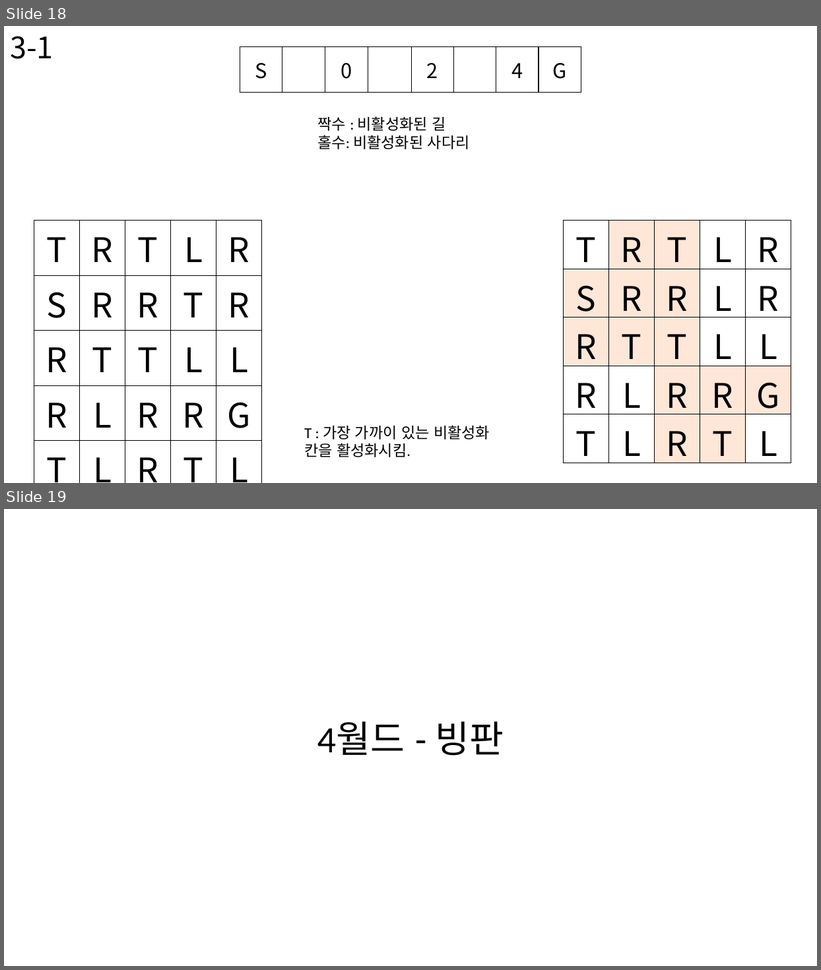
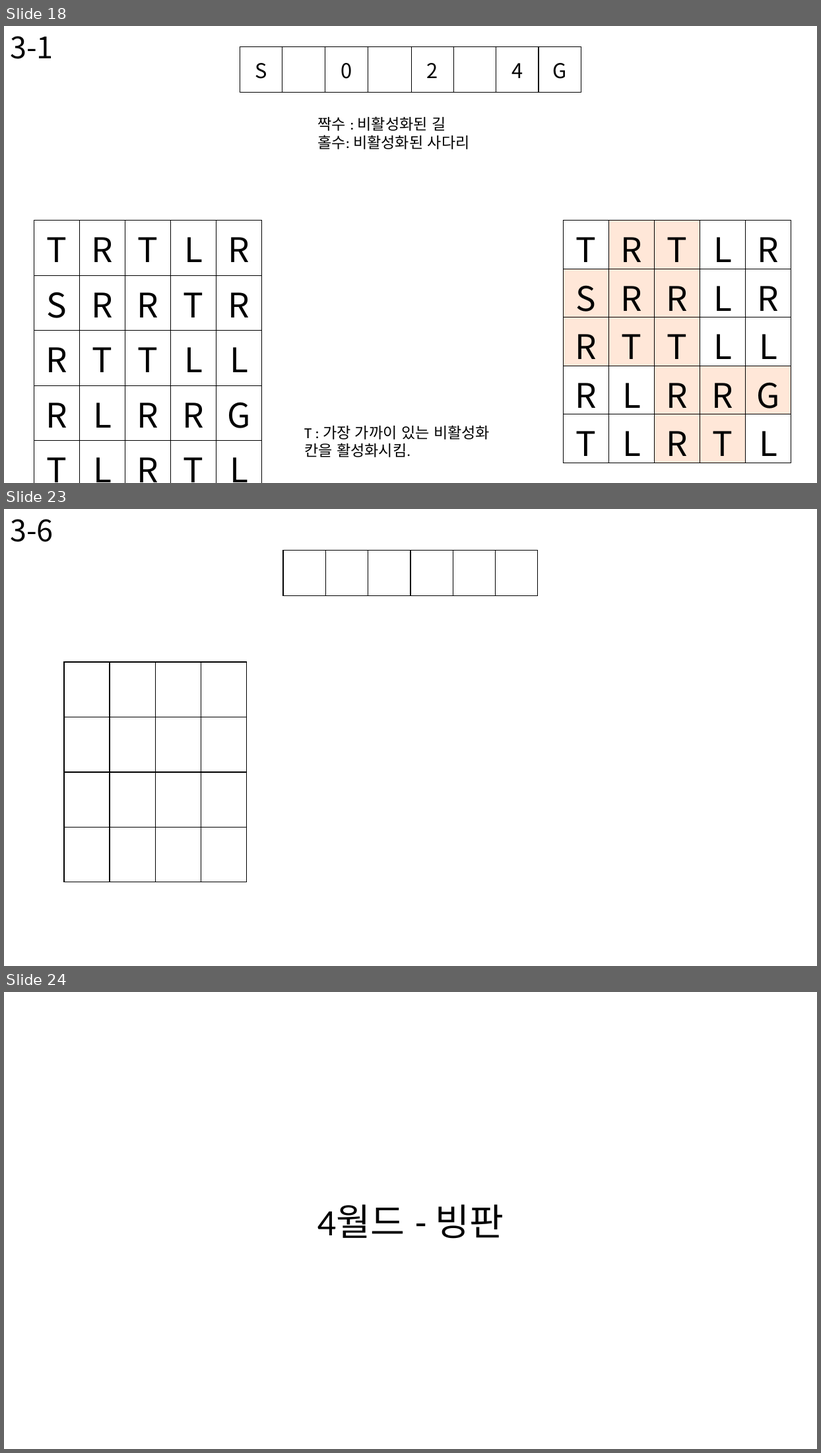
Before and after one commit to BSF0124/Brain-Control, a slide deck: etc/레벨디자인.pptx. Shown one above the other, each under a label of ours: slides 18 and 19 before the commit, slides 18, 23 and 24 after it; the slides between them are not shown. The pictures are 821x970 and 821x1453 pixels, drawn with LibreOffice and Linux fonts; fonts in the diff are those of the drawing. Boxes give left, top, right and bottom in pixels: in the first picture for what was removed or moved away, otherwise in the second. Text is boxed around its words. In the diff, an @@ line names an element or a change of style, - is before the commit and + after.

```diff
--- a/etc/레벨디자인.pptx
+++ b/etc/레벨디자인.pptx
@@ slide 23 added at box(4, 509, 817, 966), background #FFFFFF @@
@@ text added at box(10, 519, 53, 542), 35 pt, text #000000 @@
+3-6
@@ table added at box(283, 551, 539, 596), 1 rows, 6 columns @@
+ |  |  |  |  | 
@@ table added at box(64, 662, 247, 856), 4 rows, 4 columns @@
+ |  |  | 
+ |  |  | 
+ |  |  | 
+ |  |  | 
@@ what was slide 19 is now slide 24 @@
```
Also in this commit, not shown: 4 other slides added, 8 other files.
